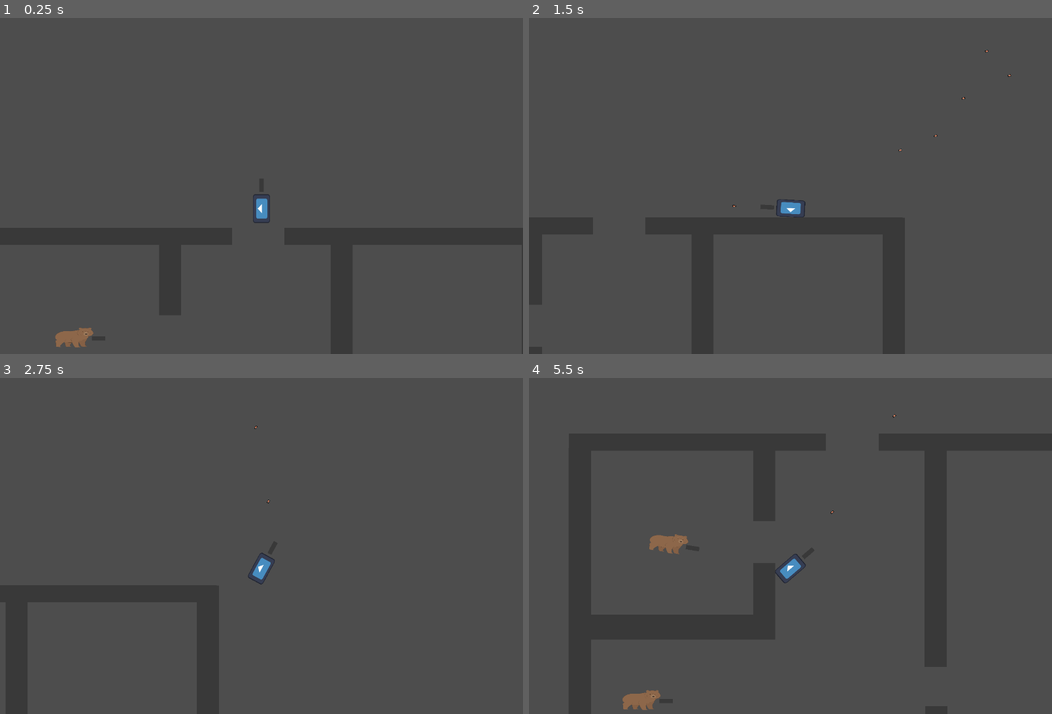
Above: before the commit, frames 1-4 (two rows, left to right).
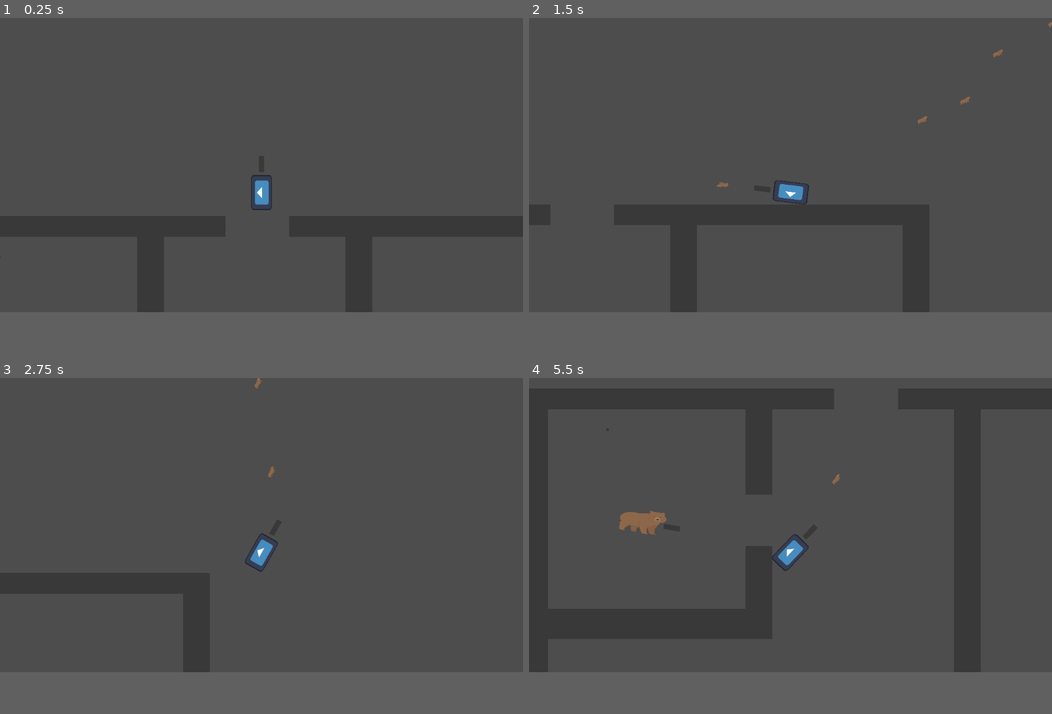
Above: after the commit, the same moments.

Repository: jceja3936/Speedial-Phoenix
Game: Godot game, scene res://scenes/level.tscn
The game is run twice, just before and just after one commit, with the same random seed, the same clock (stepped at 60 frames per second) and the same inputs. The engine's default icon, where the game draws it, is replaced by a stand-in: a white triangle on a blue panel in a dark square.
Inputs (mouse positions are in pixels of both pictures, inside the frame that each line leads up to):
- Up to frame 1 (0.25 s): no input
- Up to frame 2 (1.5 s): tap Enter at 0.5 s; move the mouse to (905, 169) at 0.52 s; press the mouse at (905, 169) at 0.53 s; hold Right (Right) 0.53-1.28 s; move the mouse to (685, 202) at 1.27 s; release the mouse at (685, 202) at 1.28 s; hold S (Down) from 1.28 s (still down); click (685, 202) at 1.35 s
- Up to frame 3 (2.75 s): tap Space at 2 s; move the mouse to (313, 472) at 2.02 s; release S (Down) at 2.03 s; press the mouse at (313, 472) at 2.03 s; hold Right (Right) from 2.03 s (still down)
- Up to frame 4 (5.5 s): move the mouse to (764, 613) at 2.77 s; release Right (Right) at 2.78 s; release the mouse at (764, 613) at 2.78 s; hold W (Up) 2.78-3.53 s; click (764, 613) at 2.85 s; move the mouse to (947, 596) at 3.52 s; press the mouse at (947, 596) at 3.53 s; hold Left (Left) 3.53-5.03 s; tap Enter at 4.25 s; move the mouse to (633, 495) at 4.27 s; release the mouse at (633, 495) at 4.28 s; click (633, 495) at 4.35 s; tap Space at 5 s; move the mouse to (816, 546) at 5.02 s; press the mouse at (816, 546) at 5.03 s; hold S (Down) from 5.03 s (still down)
In our replay, the window is 800x514 before the commit and 800x450 after it. These sizes can differ from the game's own. Grey fills any space a smaller window leaves; there, only what the larger window draws over its background counts as a difference.

The runs differ from the first frame. In frame 1, 0.6% of the frame differs, in the area x 10-52%, y 46-99%; in frame 2, 0.6%; in frame 3, 0.4%; in frame 4, 1.4%, in the area x 17-71%, y 10-99%.

Commit message:
idk

Diff:
--- a/3d1/bullet.gd
+++ b/3d1/bullet.gd
@@ -5,7 +5,7 @@
 var rota: float
 var speed = 1800
 var bullet = true
-
+var fromWho = ""
 
 func _ready() -> void:
 	top_level = true
@@ -23,6 +23,11 @@
 		if not collider.has_method("hit"):
 			queue_free()
 
-		if collider.get("dead") == false:
+		if collider.get("enemy") == true:
+			if fromWho != "enemy":
+				collider.call("hit")
+			queue_free()
+
+		if collider.get("playa") == true:
 			collider.call("hit")
 			queue_free()
--- a/3d1/enemy.gd
+++ b/3d1/enemy.gd
@@ -62,7 +62,7 @@
 
 func search() -> bool:
 	var direction = (lastKnown - global_position).normalized()
-	if global_position.distance_to(lastKnown) > 10:
+	if global_position.distance_to(lastKnown) > 20:
 		velocity = direction * 800
 	else:
 		velocity = Vector2.ZERO
@@ -74,6 +74,7 @@
 		shootSFX.play()
 		canFire = false
 		var bullet = bullet.instantiate()
+		bullet.set("fromWho", "enemy")
 		bullet.dir = rotation + rng.randf_range(-.08, .08)
 		bullet.pos = gun.global_position
 		bullet.rota = global_rotation
--- a/3d1/player.gd
+++ b/3d1/player.gd
@@ -7,9 +7,11 @@
 @export var shootSFX :  AudioStreamPlayer2D
 @export var bullet : PackedScene = load("res://scenes/bullet.tscn")
 @export var gun : Node2D
+
 var dead = false
 var deathTexture : Texture = load("res://assets/icon.svg")
 var canFire : bool
+var playa = true
 var rng = RandomNumberGenerator.new()
 
 
@@ -32,6 +34,7 @@
 		die()
 
 func die() -> void:
+	return
 	$Sprite2D.texture = deathTexture
 	$Sprite2D.scale.x = 1
 	$Sprite2D.scale.y = 1
--- a/3d1/project.godot
+++ b/3d1/project.godot
@@ -17,8 +17,8 @@
 
 [display]
 
-window/size/viewport_width=1400
-window/size/viewport_height=900
+window/stretch/mode="viewport"
+window/stretch/aspect="expand"
 
 [input]
 
--- a/3d1/scenes/bullet.tscn
+++ b/3d1/scenes/bullet.tscn
@@ -1,20 +1,22 @@
 [gd_scene load_steps=4 format=3 uid="uid://d0k1a6sp617ph"]
 
-[ext_resource type="Texture2D" uid="uid://cr3u30rrbym7b" path="res://assets/OSIRIS_Mars_true_color.jpg" id="1_v7oki"]
 [ext_resource type="Script" uid="uid://dtqs3nyg0h1fm" path="res://bullet.gd" id="1_y25gk"]
+[ext_resource type="Texture2D" uid="uid://ctysa2i2ilg4w" path="res://assets/Bear-a.png" id="2_y25gk"]
 
 [sub_resource type="RectangleShape2D" id="RectangleShape2D_y25gk"]
 size = Vector2(14, 8)
 
 [node name="bullet" type="CharacterBody2D"]
+scale = Vector2(2.8, 1.92)
 collision_layer = 2
 collision_mask = 2
 script = ExtResource("1_y25gk")
+metadata/_edit_group_ = true
 
 [node name="Sprite2D" type="Sprite2D" parent="."]
 position = Vector2(-9.53674e-07, 0)
-scale = Vector2(0.00680272, 0.00362812)
-texture = ExtResource("1_v7oki")
+scale = Vector2(0.04, 0.03)
+texture = ExtResource("2_y25gk")
 
 [node name="CollisionShape2D" type="CollisionShape2D" parent="."]
 shape = SubResource("RectangleShape2D_y25gk")
--- /dev/null
+++ b/3d1/scenes/control.tscn
@@ -0,0 +1,19 @@
+[gd_scene load_steps=2 format=3 uid="uid://cnwrxsbdp703e"]
+
+[ext_resource type="Texture2D" uid="uid://cl21634jajktv" path="res://assets/basicSquare.svg" id="1_5p55f"]
+
+[node name="Control" type="Control"]
+custom_minimum_size = Vector2(10, 10)
+layout_mode = 3
+anchors_preset = 15
+anchor_right = 1.0
+anchor_bottom = 1.0
+grow_horizontal = 2
+grow_vertical = 2
+
+[node name="NinePatchRect" type="NinePatchRect" parent="."]
+layout_mode = 1
+anchors_preset = 15
+anchor_right = 1.0
+anchor_bottom = 1.0
+texture = ExtResource("1_5p55f")
--- a/3d1/scenes/level.tscn
+++ b/3d1/scenes/level.tscn
@@ -1,9 +1,10 @@
-[gd_scene load_steps=15 format=3 uid="uid://e64wgf8otggf"]
+[gd_scene load_steps=16 format=3 uid="uid://e64wgf8otggf"]
 
 [ext_resource type="Texture2D" uid="uid://cl21634jajktv" path="res://assets/basicSquare.svg" id="1_w7c3h"]
 [ext_resource type="PackedScene" uid="uid://drhq6gxwrpafr" path="res://scenes/player.tscn" id="2_w8frs"]
 [ext_resource type="PackedScene" uid="uid://be6urb1y6j6q4" path="res://scenes/death_box.tscn" id="3_w8frs"]
 [ext_resource type="PackedScene" uid="uid://cv60myid72qvl" path="res://scenes/enemy.tscn" id="4_mx8sn"]
+[ext_resource type="PackedScene" uid="uid://cnwrxsbdp703e" path="res://scenes/control.tscn" id="5_ppgk2"]
 
 [sub_resource type="RectangleShape2D" id="RectangleShape2D_w7c3h"]
 size = Vector2(57.5, 49.4118)
@@ -36,6 +37,8 @@
 size = Vector2(58, 19.1753)
 
 [node name="Level" type="Node2D"]
+
+[node name="Control" parent="." instance=ExtResource("5_ppgk2")]
 
 [node name="Player" parent="." instance=ExtResource("2_w8frs")]
 position = Vector2(964, -239)
